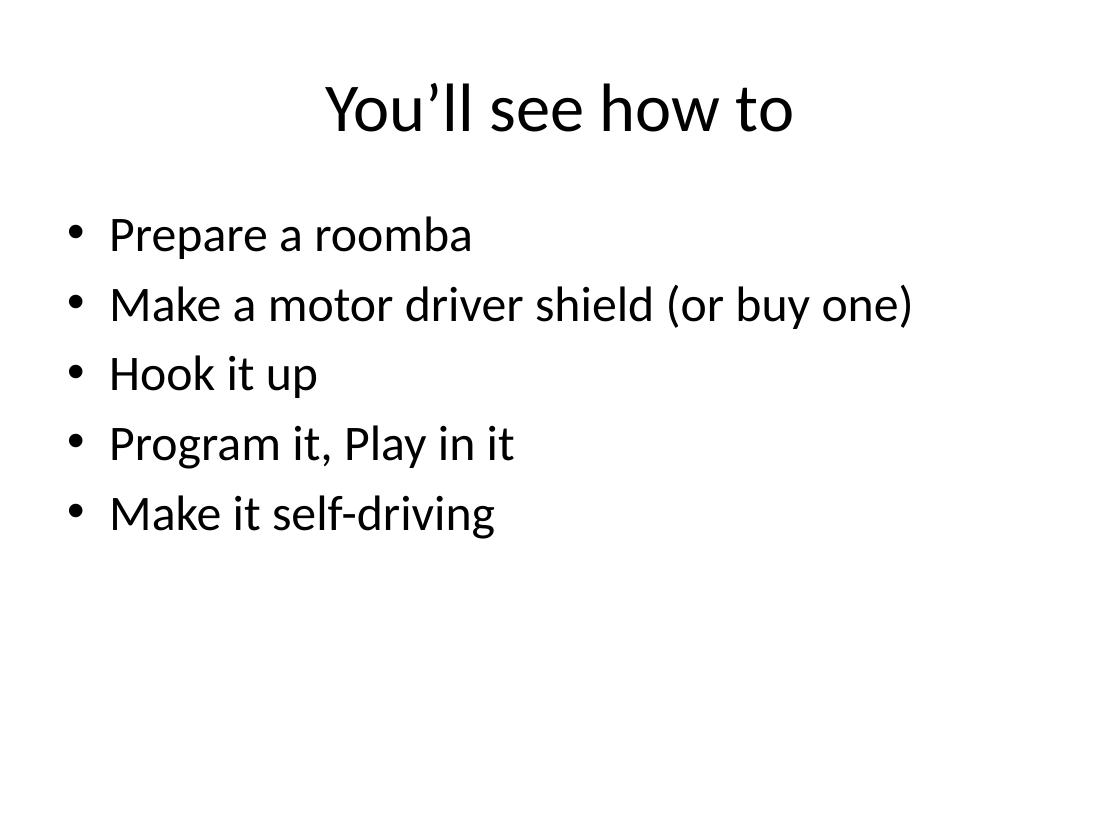
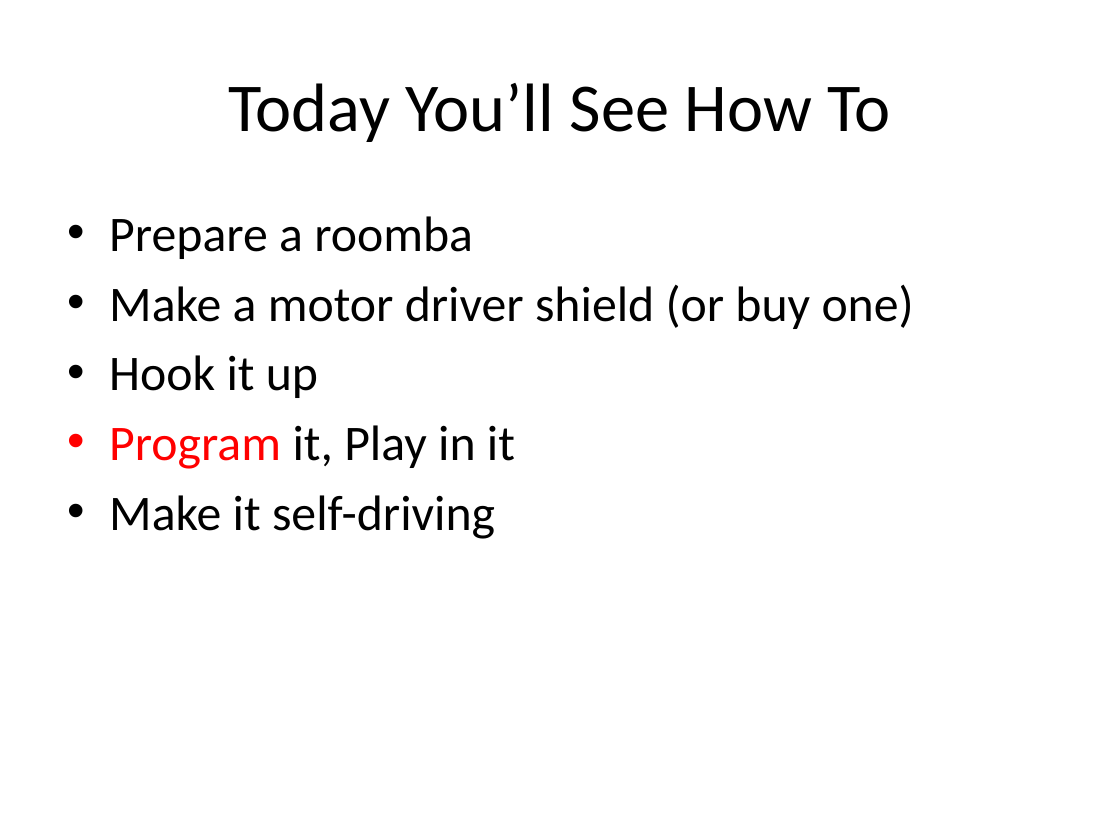
Before and after one commit to antfriend/Tele, a slide deck: slide 7 of Zoomba.pptx (slide 5 before the commit). Drawn at 1120x840 pixels with LibreOffice and Linux fonts; fonts in the diff are those of the drawing. Boxes give left, top, right and bottom in pixels: in the first picture for what was removed or moved away, otherwise in the second. Text is boxed around its words. In the diff, an @@ line names an element or a change of style, - is before the commit and + after.

Commit message:
update

```diff
--- a/Zoomba.pptx
+++ b/Zoomba.pptx
@@ title at [228,83,890,142]: text changed @@
-You’ll see how to
+Today You’ll See How To
@@ text at [109,425,515,469]: text colour #000000 to #FF0000 in "Program" @@
```
Also in this commit, not shown: 8 slides added.
